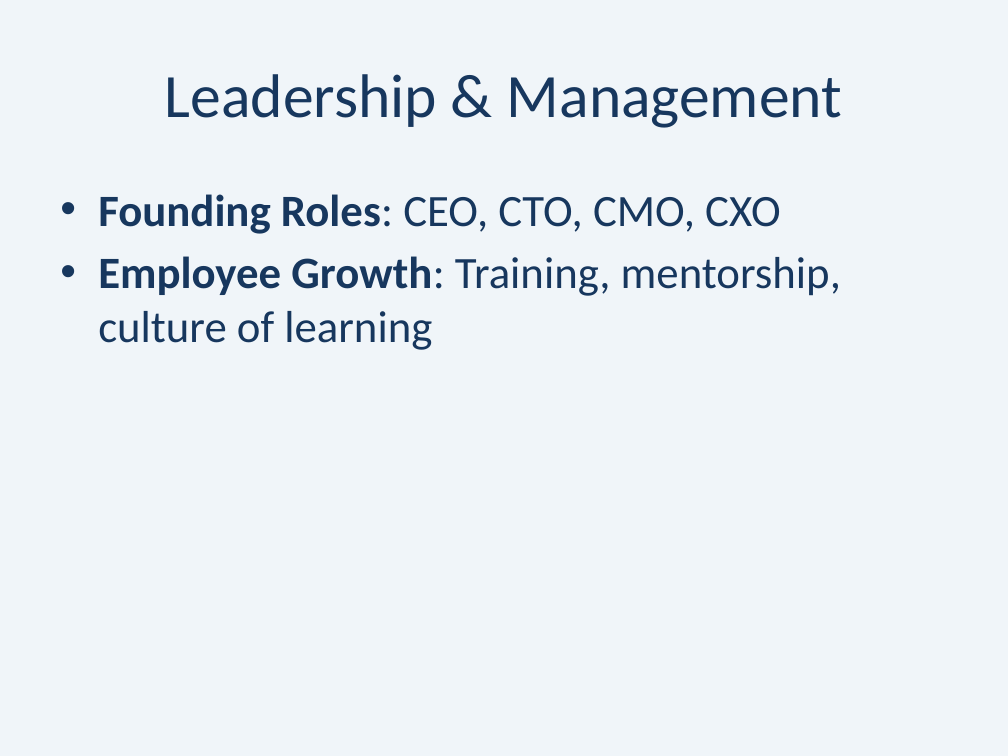
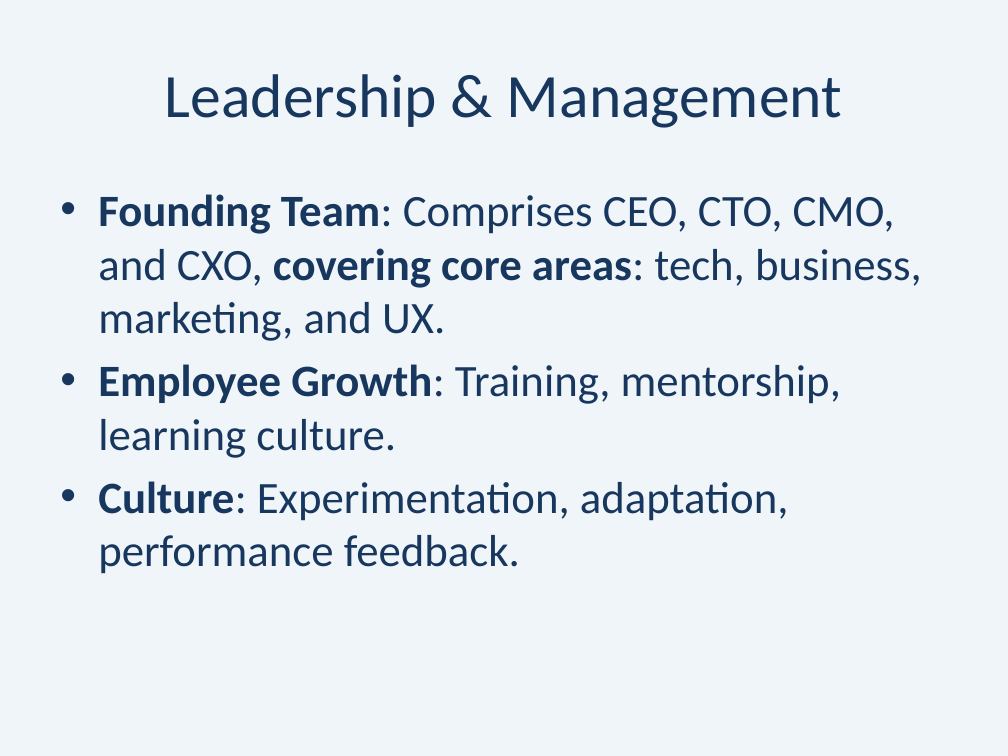
Before and after one commit to A5harib/TE, a slide deck: slide 14 of InterLynk_Tech_Entrepreneurship_Presentation.pptx. Drawn at 1008x756 pixels with LibreOffice and Linux fonts; fonts in the diff are those of the drawing. Boxes give left, top, right and bottom in pixels: in the first picture for what was removed or moved away, otherwise in the second. Text is boxed around its words. In the diff, an @@ line names an element or a change of style, - is before the commit and + after.

```diff
--- a/InterLynk_Tech_Entrepreneurship_Presentation.pptx
+++ b/InterLynk_Tech_Entrepreneurship_Presentation.pptx
@@ text at (98, 194, 922, 574): text changed @@
-• Founding Roles: CEO, CTO, CMO, CXO
-• Employee Growth: Training, mentorship, culture of learning
+• Founding Team: Comprises CEO, CTO, CMO, and CXO, covering core areas: tech, business, marketing, and UX.
+• Employee Growth: Training, mentorship, learning culture.
+• Culture: Experimentation, adaptation, performance feedback.
```
